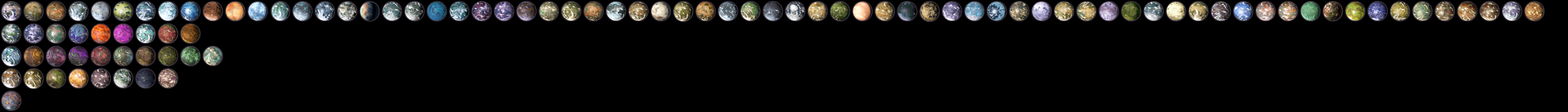
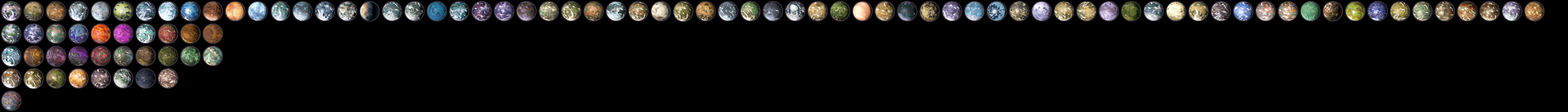
Comparing the layer stacks of the two w=1568, h=112 images. Changes:
added layer "Layer 109" above "Layer 100" over [203, 24, 223, 44]
